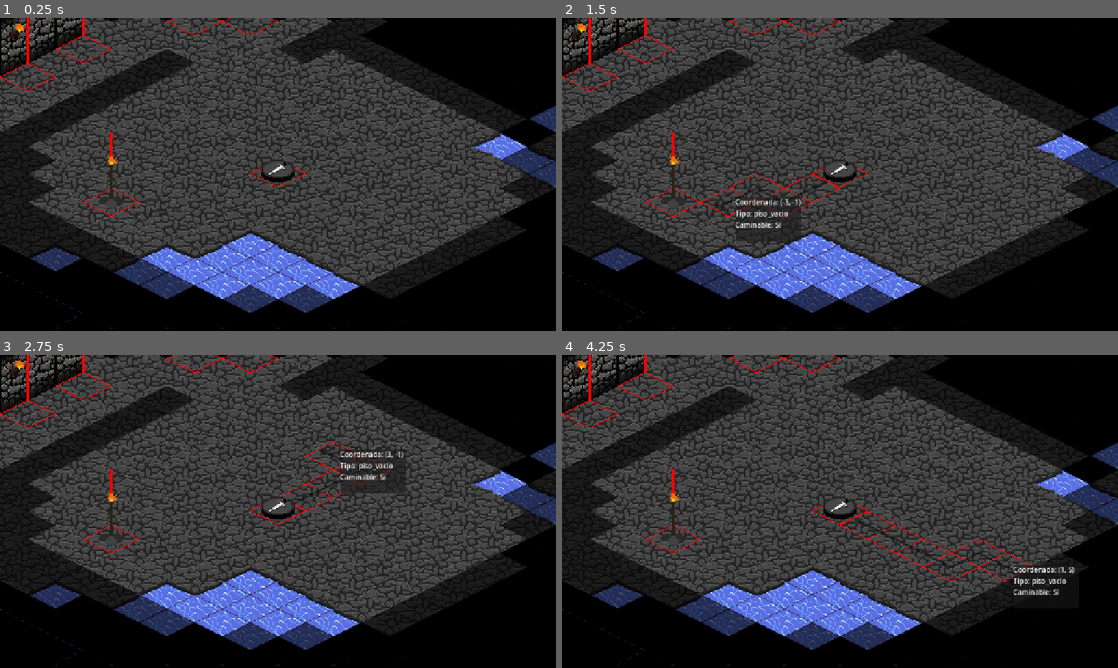
Above: before the commit, frames 1-4 (two rows, left to right).
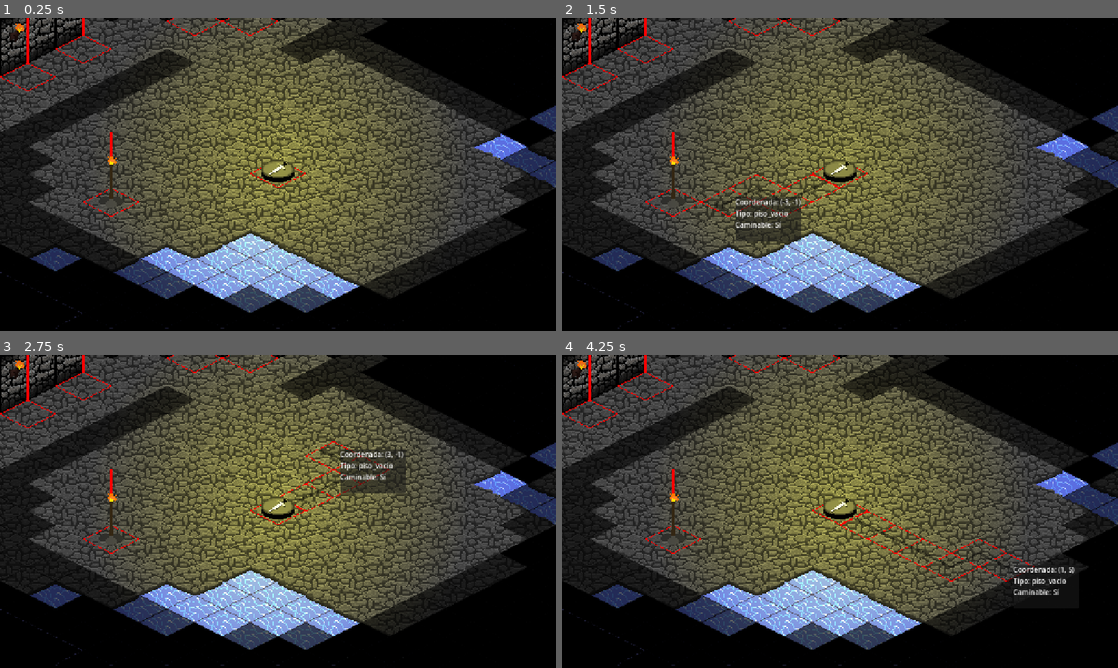
Above: after the commit, the same moments.

Repository: Jhonch1s/Exhume.edu
Game: Godot game, scene res://scenes/escenario_base/escenario_base.tscn
The game is run twice, just before and just after one commit, with the same random seed, the same clock (stepped at 60 frames per second) and the same inputs.
Inputs (mouse positions are in pixels of both pictures, inside the frame that each line leads up to):
- Up to frame 1 (0.25 s): no input
- Up to frame 2 (1.5 s): tap Enter at 0.5 s; move the mouse to (962, 158) at 0.52 s; click (962, 158) at 0.67 s; tap Space at 1.25 s; move the mouse to (728, 190) at 1.27 s; click (728, 190) at 1.42 s
- Up to frame 3 (2.75 s): tap Enter at 2 s; move the mouse to (333, 442) at 2.02 s; click (333, 442) at 2.17 s
- Up to frame 4 (4.25 s): tap Space at 2.75 s; move the mouse to (812, 574) at 2.77 s; click (812, 574) at 2.92 s; tap Enter at 3.5 s; move the mouse to (1006, 558) at 3.52 s; click (1006, 558) at 3.67 s

The runs differ from the first frame. In frame 1, 28% of the frame differs, in the area x 19-77%, y 0-90%; in frame 2, 24%; in frame 3, 27%; in frame 4, 27%.

Commit message:
antorcha

Diff:
--- /dev/null
+++ b/scenes/ficha/antorcha.gd
@@ -0,0 +1,17 @@
+extends PointLight2D
+
+#velocidad del parpadeo
+var tiempo: float = 0.0
+
+#delta es el tiempo que tomo renderizar el ultimo fotograma (basicamente pa que ande bien en todas las pc a la misma vez aunque tengas una tostadora)
+func _process(delta: float) -> void:
+	tiempo += delta * 12.0 #lo multiplicamos por 12 pa que se mueva bien rico (sin el x12 va muy lento)
+
+	#variación suave de intensidad combinando una onda senoidal y un poco de ruido aleatorio
+	#sin(tiempo) es para la onda que sube y baja suavemente
+	#ranf_range(-0.05, 0.05) es para generar un numero aleatorio en ese rango para que parezca mas realista con un parpadeo en la luz
+	var variacion = sin(tiempo) * 0.1 + randf_range(-0.05, 0.05)
+
+	#mantiene la energía base alrededor de 1.3 con pequeñas oscilaciones
+	#energy es nativa de godot
+	energy = 1.3 + variacion
--- a/scenes/ficha/ficha.tscn
+++ b/scenes/ficha/ficha.tscn
@@ -2,6 +2,19 @@
 
 [ext_resource type="Script" uid="uid://bb033fqcyohtd" path="res://scenes/ficha/ficha.gd" id="1_2ahgq"]
 [ext_resource type="Texture2D" uid="uid://b3t86fanvckjf" path="res://assets/test/fichas_isometric.png" id="1_d3vww"]
+[ext_resource type="Script" uid="uid://cfehvqkv1of6i" path="res://scenes/ficha/antorcha.gd" id="3_bh6u4"]
+
+[sub_resource type="Gradient" id="Gradient_2ahgq"]
+offsets = PackedFloat32Array(0, 0.87740386)
+colors = PackedColorArray(0.8405626, 0.9058406, 3.85046e-07, 1, 1, 1, 1, 0)
+
+[sub_resource type="GradientTexture2D" id="GradientTexture2D_uylti"]
+gradient = SubResource("Gradient_2ahgq")
+width = 500
+height = 500
+fill = 1
+fill_from = Vector2(0.5, 0.5)
+fill_to = Vector2(1, 0.5)
 
 [node name="Ficha" type="Node2D" unique_id=1112424073]
 script = ExtResource("1_2ahgq")
@@ -12,3 +25,10 @@
 offset = Vector2(0, -1)
 hframes = 3
 vframes = 4
+
+[node name="Antorcha" type="PointLight2D" parent="." unique_id=1112126709]
+position = Vector2(0, -7)
+color = Color(1, 0.8980392, 0, 1)
+energy = 1.2
+texture = SubResource("GradientTexture2D_uylti")
+script = ExtResource("3_bh6u4")
Not shown, added: scenes/ficha/antorcha.gd.uid
